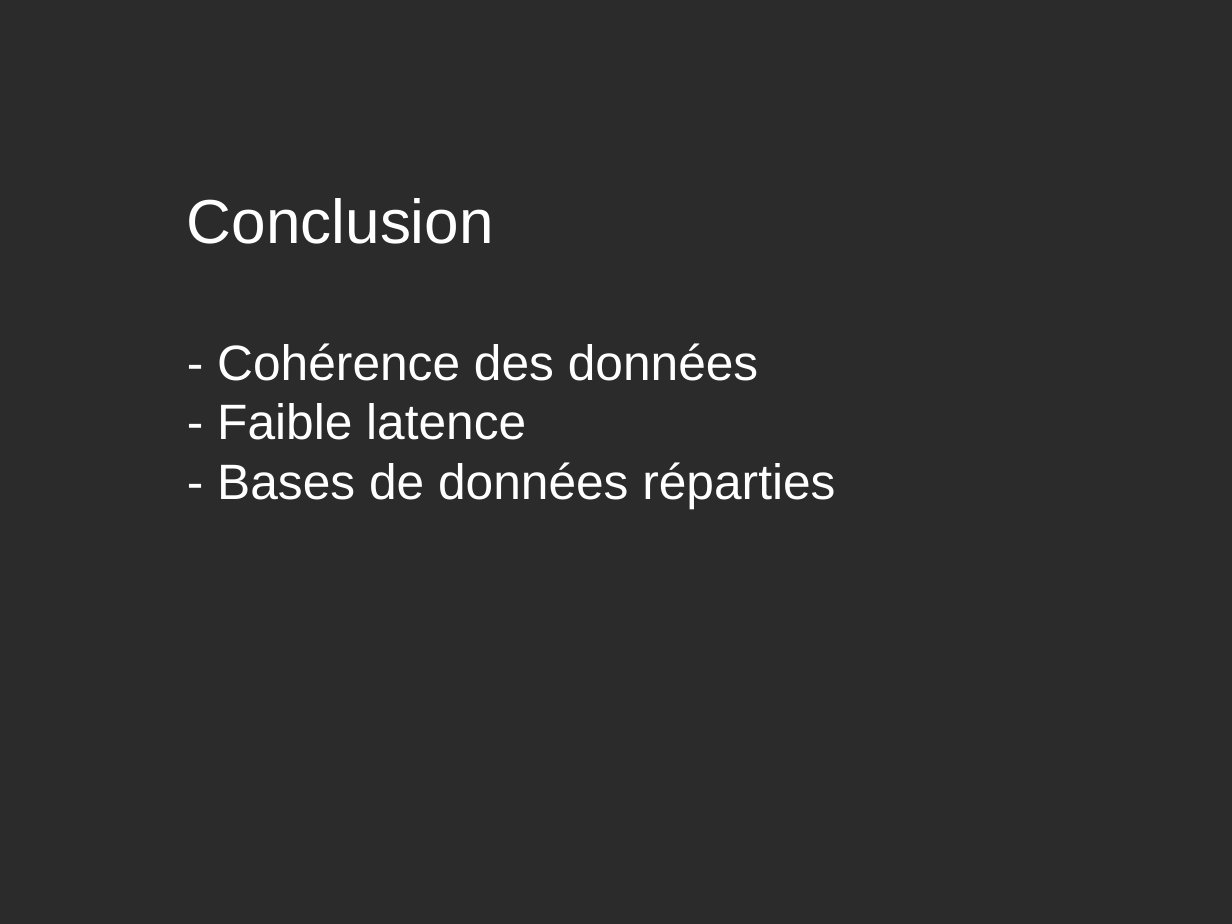
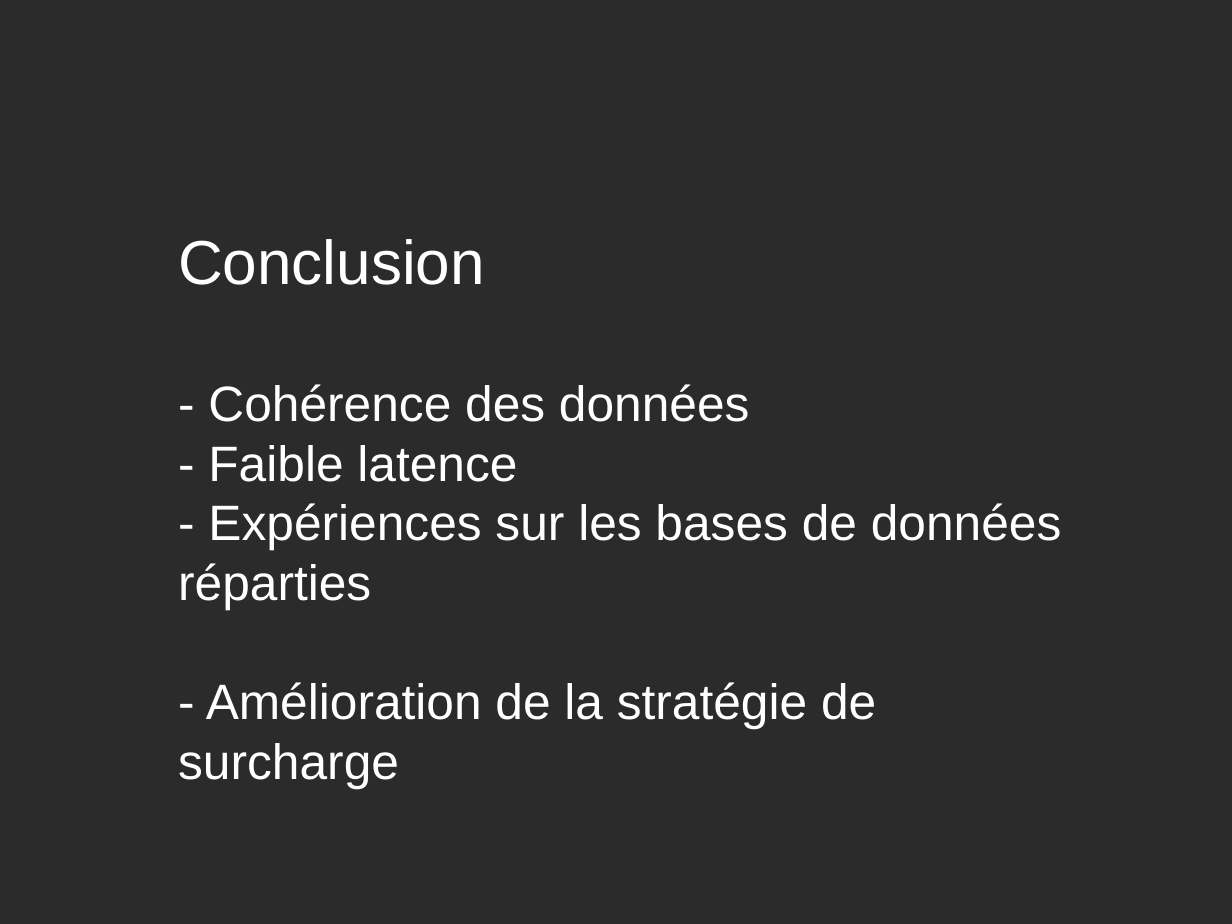
Before and after one commit to LucasChezToi/ABDR, a slide deck: slide 8 of Présentation/présentation.odp (slide 9 before the commit). Drawn at 1232x924 pixels with LibreOffice and Linux fonts; fonts in the diff are those of the drawing; background and template pictures are left out; a plain dark background stands for a picture behind light text. Boxes give left, top, right and bottom in pixels: in the first picture for what was removed or moved away, otherwise in the second. Text is boxed around its words. In the diff, an @@ line names an element or a change of style, - is before the commit and + after.

```diff
--- a/Présentation/présentation.odp
+++ b/Présentation/présentation.odp
@@ text "Conclusion" moved from (x1=187, y1=198, x2=835, y2=508) to (x1=178, y1=239, x2=1062, y2=729) @@
@@ text at (x1=178, y1=503, x2=1062, y2=729): text changed @@
-- Bases de données réparties
+- Expériences sur les bases de données réparties
+- Amélioration de la stratégie de surcharge
```
Also in this commit, not shown: 4 other slides changed, 1 slide added, 2 slides removed, 5 other files.
